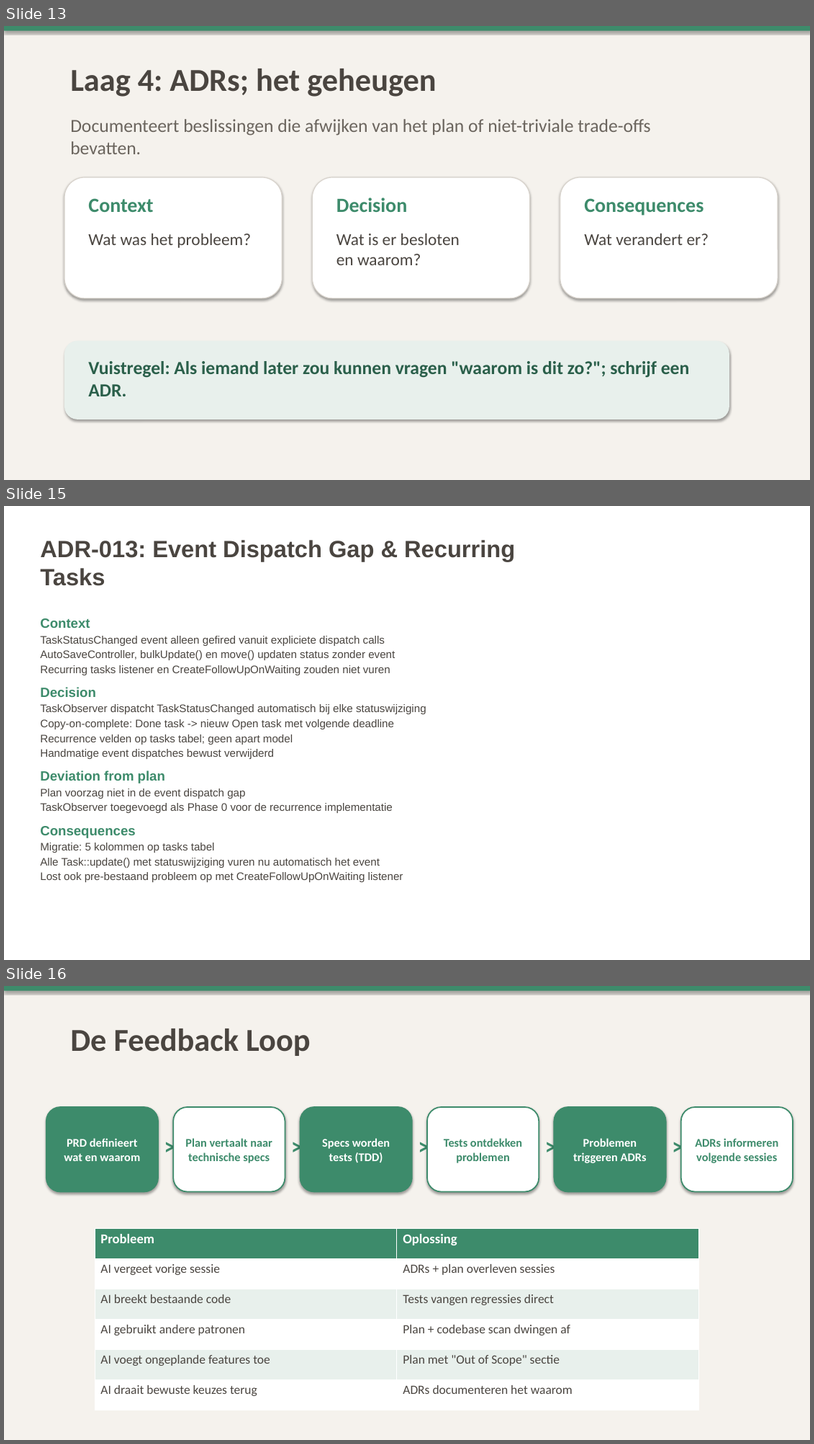
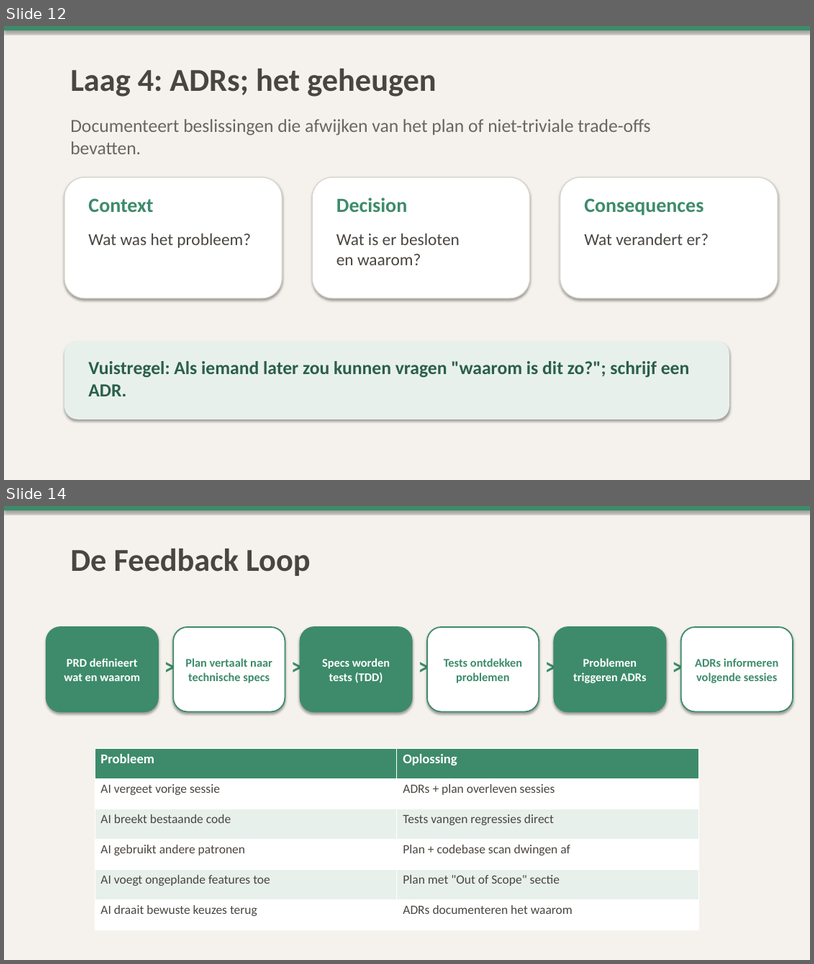
Before and after one commit to lengthofrope/mithril, a slide deck: docs/workshop-tdd-adr-ai-assisted-development.pptx. Shown one above the other, each under a label of ours: slides 13, 15 and 16 before the commit, slides 12 and 14 after it; the slides between them are not shown. The pictures are 814x1444 and 814x964 pixels, drawn with LibreOffice and Linux fonts; fonts in the diff are those of the drawing. Boxes give left, top, right and bottom in pixels: in the first picture for what was removed or moved away, otherwise in the second. Text is boxed around its words. In the diff, an @@ line names an element or a change of style, - is before the commit and + after.

```diff
--- a/docs/workshop-tdd-adr-ai-assisted-development.pptx
+++ b/docs/workshop-tdd-adr-ai-assisted-development.pptx
@@ slide 15 removed at (x1=4, y1=506, x2=810, y2=960), background #FFFFFF @@
@@ title removed at (x1=40, y1=540, x2=515, y2=586) @@
-ADR-013: Event Dispatch Gap & Recurring Tasks
@@ text removed at (x1=40, y1=618, x2=427, y2=882) @@
-Context
-TaskStatusChanged event alleen gefired vanuit expliciete dispatch calls
-AutoSaveController, bulkUpdate() en move() updaten status zonder event
-Recurring tasks listener en CreateFollowUpOnWaiting zouden niet vuren
-Decision
-TaskObserver dispatcht TaskStatusChanged automatisch bij elke statuswijziging
-Copy-on-complete: Done task -> nieuw Open task met volgende deadline
-Recurrence velden op tasks tabel; geen apart model
-Handmatige event dispatches bewust verwijderd
-Deviation from plan
-Plan voorzag niet in de event dispatch gap
-TaskObserver toegevoegd als Phase 0 voor de recurrence implementatie
-Consequences
-Migratie: 5 kolommen op tasks tabel
-Alle Task::update() met statuswijziging vuren nu automatisch het event
-Lost ook pre-bestaand probleem op met CreateFollowUpOnWaiting listener
@@ what was slide 13 is now slide 12 @@
@@ what was slide 16 is now slide 14 @@
```
Also in this commit, not shown: 4 slides changed, 1 other slide removed, 8 other files.
